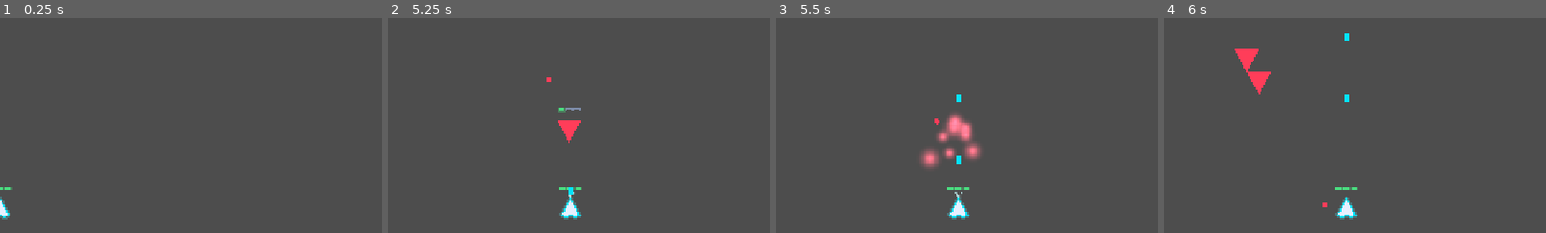
Above: before the commit, frames 1-4 (left to right).
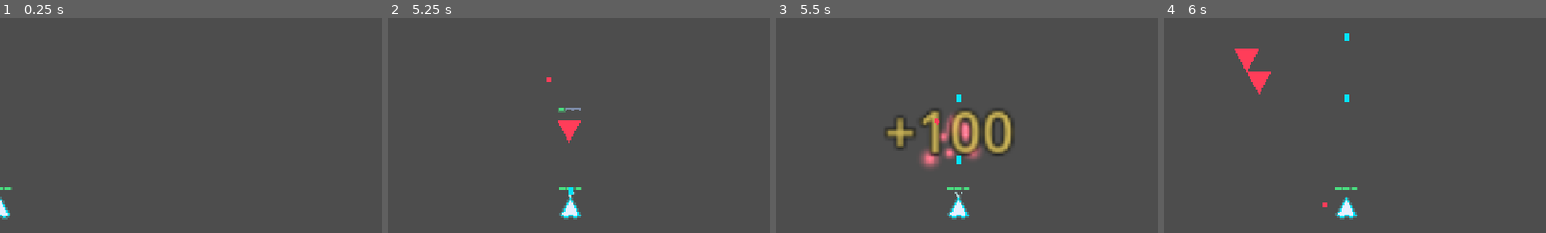
Above: after the commit, the same moments.

Repository: mrdth/meridian-run
Game: Godot game, scene res://world/arena.tscn
Same seed, same stepped clock (60 frames per second), same inputs: the game is played once before the commit and once after it.
Inputs (mouse positions are % of the whole screen's width and height, from its top left):
- Up to frame 1 (0.25 s): no input
- Up to frame 2 (5.25 s): tap Enter (confirm) at 0.5 s; move the mouse to (72, 45) at 0.52 s; hold D (move_right) 0.53-1.25 s; hold Space (fire) 0.53-1.25 s; click (72, 45) at 0.67 s; drag from (30, 55) to (74, 94) at 1.27 s; move the mouse to (60, 28) at 2.02 s; hold D (move_right) 2.03-2.75 s; hold Space (fire) 2.03-2.75 s; drag from (45, 70) to (74, 31) at 2.77 s; move the mouse to (80, 65) at 3.52 s; hold A (move_left) 3.53-4.25 s; hold Space (fire) 3.53-4.25 s; tap Alt at 3.6 s; drag from (20, 35) to (92, 46) at 4.27 s; move the mouse to (55, 50) at 5.02 s; hold Escape (back) from 5.03 s (still down); hold Space (fire) from 5.03 s (still down); click (55, 50) at 5.17 s
- Up to frame 3 (5.5 s): keep holding Escape (back); keep holding Space (fire)
- Up to frame 4 (6 s): release Escape (back) at 5.75 s; release Space (fire) at 5.75 s; drag from (35, 25) to (71, 84) at 5.77 s
The pictures show only the part of the screen within x 50-100%, y 50-100%; the shares and areas given below are measured in that part.

Frames 1-2 are identical in both runs. In frame 3, 3.8% of the frame differs, in the area x 28-63%, y 42-65%; in frame 4, nothing differs.

Commit message:
Add score-value death popup (Llamasoft-style zoom juice)
On enemy kill, spawn a pooled gold "+N" label at the death point that zooms toward the viewer (scale 0.4 -> 5.0, ease_out), drifts a small random x/y offset, and fades out over the explosion's lifetime (duration sourced from explosion_lifetime). Routed via a new EventBus score_popup_requested signal through the arena-scoped JuiceCoordinator; pooled like ParticleBurst (activate()/Timer->Pool.release, no queue_free). Kill-only -- despawn() spawns nothing.

Files: juice/score_popup.gd+.tscn (pooled Node2D + inline Label, tween-driven); systems/event_bus.gd (signal); juice/juice_fx.gd (enemy_killed gains score_value); juice/juice_coordinator.gd (handler, D14 reduced-motion dampen on scale-range+drift); juice/juice_tuning.gd/.tres (Score Popup knobs, scale_to 5.0); tests/juice/test_score_popup.gd + extended test_juice_coordinator.gd.

Reviewed by blind/edge-case/acceptance reviewers: fixed motion_scale_reduced corruption (3.3->0.3, D14), "+%d"->"%+d" to avoid "+-N". GUT: 224/224 passing.

Diff:
--- a/enemies/enemy.gd
+++ b/enemies/enemy.gd
@@ -163,7 +163,7 @@
 	# NOW (the node is still valid this frame; the emit is synchronous). Kill ≠ despawn: this fires
 	# on REAL death ONLY — despawn() (wave-end survivor cleanup) emits NO juice. The explosion
 	# particle is a separate pooled node that persists after this enemy returns to the pool.
-	JuiceFx.enemy_killed(global_position, definition.silhouette_color, definition.silhouette_scale)
+	JuiceFx.enemy_killed(global_position, definition.silhouette_color, definition.silhouette_scale, definition.score_value)
 	# Defer a NO-ARG method on self rather than `Pool.release.call_deferred(self)`: Godot 4.6
 	# fails to marshal a CharacterBody2D (PhysicsBody2D) as a typed deferred argument
 	# ("Cannot convert argument 1 from Object to Object"). Deferring a parameterless method
--- a/juice/juice_coordinator.gd
+++ b/juice/juice_coordinator.gd
@@ -10,6 +10,7 @@
 # feel values (JuiceTuning) into its children and clamps incoming requests to those caps.
 
 const PARTICLE_SCENE := preload("res://juice/particle_burst.tscn")
+const SCORE_POPUP_SCENE := preload("res://juice/score_popup.tscn")
 
 @export var tuning: JuiceTuning
 
@@ -39,6 +40,7 @@
 	EventBus.screen_shake_requested.connect(_on_shake_requested)
 	EventBus.hit_flash_requested.connect(_on_flash_requested)
 	EventBus.particles_requested.connect(_on_particles_requested)
+	EventBus.score_popup_requested.connect(_on_score_popup_requested)
 	Settings.setting_changed.connect(_on_setting_changed)
 
 
@@ -87,6 +89,37 @@
 	burst.activate(effect, at, color, _profile_out)
 
 
+func _on_score_popup_requested(at: Vector2, score_value: int) -> void:
+	# Build the popup profile from tuning: `duration` = explosion_lifetime (literally "same speed as
+	# the explosion"), and the scale RANGE + drift are dampened by _motion_scale (D14 — dampen motion
+	# AMPLITUDE, never the duration/fade). A random drift vector within the drift radius gives the
+	# "small directional shift on x & y". Pool.acquire + add_child + activate are all additive ⇒ safe
+	# even though this handler can run inside a physics callback (mirrors _on_particles_requested).
+	var scale_from: float = tuning.score_popup_scale_from
+	var scale_range: float = (tuning.score_popup_scale_to - scale_from) * _motion_scale
+	var profile: Dictionary = {
+		&"duration": tuning.explosion_lifetime,
+		&"scale_from": scale_from,
+		&"scale_to": scale_from + scale_range,
+		&"drift": _rand_drift(tuning.score_popup_drift_px * _motion_scale),
+	}
+	var popup: ScorePopup = Pool.acquire(SCORE_POPUP_SCENE) as ScorePopup
+	if popup == null:
+		Log.err("juice", "JuiceCoordinator: acquired node is not a ScorePopup — wrong scene?")
+		return
+	add_child(popup)  # host directly under the coordinator (at arena origin ⇒ child position == world)
+	# "%+d" forces the sign: "+100" for a gain, and "-50" (not "+-50") if a negative ever reaches here.
+	popup.activate("%+d" % score_value, at, tuning.score_popup_color, profile)
+
+
+func _rand_drift(radius: float) -> Vector2:
+	# Random point within `radius` (uniform-in-disc). Pure cosmetic — juice is NOT gameplay-deterministic
+	# (ParticleBurst already uses non-deterministic GPU randomness), so the global randf is on-pattern
+	# here, not a SeedManager sub-stream (those are for reproducible gameplay outcomes only).
+	var angle: float = randf() * TAU
+	return Vector2(cos(angle), sin(angle)) * (randf() * radius)
+
+
 func _on_setting_changed(key: StringName, value: Variant) -> void:
 	# Reduced-motion toggles the amplitude dampen (dampen, don't remove — D14). The ≤3 Hz cap is
 	# NOT affected (it lives on HitFlash, unconditional).
--- a/juice/juice_fx.gd
+++ b/juice/juice_fx.gd
@@ -34,11 +34,13 @@
 	AudioManager.play_hit(heavy)
 
 
-static func enemy_killed(at: Vector2, faction_color: Color, size_scale: float) -> void:
+static func enemy_killed(at: Vector2, faction_color: Color, size_scale: float, score_value: int) -> void:
 	# Real enemy death (Enemy._on_died). Bigger explosion in the enemy's faction color (Bomber =
-	# bigger via silhouette_scale), kill shake, kill sting. Called on _on_died ONLY — never despawn().
+	# bigger via silhouette_scale), kill shake, kill sting, and the Llamasoft score-value popup
+	# (zoom-toward-viewer +N that fades with the blast). Called on _on_died ONLY — never despawn().
 	EventBus.particles_requested.emit(&"explosion", at, faction_color, size_scale)
 	EventBus.screen_shake_requested.emit(_TUNING.shake_kill_amount, _TUNING.shake_kill_dur)
+	EventBus.score_popup_requested.emit(at, score_value)
 	AudioManager.play_kill()
 
 
--- a/juice/juice_tuning.gd
+++ b/juice/juice_tuning.gd
@@ -49,6 +49,16 @@
 @export var muzzle_speed: float = 140.0
 @export var muzzle_scale: float = 0.45
 @export var muzzle_color: Color = Color(0.7, 1.0, 1.0)
+
+@export_subgroup("Score Popup")
+# Kill-juice floating "+N". Duration is NOT here — the coordinator sources it from `explosion_lifetime`
+# so the popup literally matches the death blast's fade (the "same speed as the explosion" intent is
+# structural, not a coincidental default). The coordinator dampens scale range + drift by
+# `_motion_scale` under reduced motion (D14); duration/fade are left alone.
+@export var score_popup_color: Color = Color("#FFE066")    # reward amber (= HudPalette.SCORE) — gold read
+@export var score_popup_scale_from: float = 0.4   # tiny/distant start (zoom-toward-viewer)
+@export var score_popup_scale_to: float = 5.0     # dramatic in-your-face peak — retune LIVE via the .tres (the runtime source of truth)
+@export var score_popup_drift_px: float = 24.0    # random x/y offset radius over the popup's life
 
 # --- Motion (accessibility — D14) ---
 @export_group("Motion")
--- /dev/null
+++ b/juice/score_popup.gd
@@ -0,0 +1,77 @@
+class_name ScorePopup
+extends Node2D
+# Pooled one-shot score-value popup (kill juice — a "Llamasoft" +N that zooms toward the viewer,
+# drifts a small random x/y offset, and fades out over the explosion's lifetime). Mirrors
+# ParticleBurst's pool contract (AR6/D7): re-init via activate() ONLY — _ready() runs once and never
+# re-fires for a re-acquired node; self-release via a one-shot Timer(duration + margin) →
+# Pool.release(self); NEVER queue_free(). Motion is tween-driven (scale + position + modulate.a in
+# parallel), NOT _process — tweens run on the SceneTree and stop cleanly when the node detaches.
+#
+# Asset-free / on-pattern: the label is built inline. A static "+N" needs no monospace face (it
+# never changes column-to-column, so no digit jitter), so there is NO cross-domain HudFonts
+# dependency — the juice node is self-contained. The "z-axis zoom" is a 2D scale tween (toward-viewer
+# = scale up, ease_out); the fade is ease_in so the number stays punchy then dissolves at peak.
+
+# Extra lifetime before self-release — guarantees the (already-finished) tween's final frame is
+# rendered before the node returns to the pool. Mirrors ParticleBurst._RELEASE_MARGIN_S.
+const _RELEASE_MARGIN_S: float = 0.15
+const _OUTLINE_COLOR: Color = Color("#060912")  # = HudPalette.SURFACE — kept inline to avoid a juice→ui dep.
+const _FONT_SIZE_PX: int = 28
+
+@onready var _label: Label = $Label
+var _tween: Tween
+var _release_timer: Timer
+# Configured-value caches (set in activate) — readable by tests (mirrors how ParticleBurst exposes
+# `_mat` for the reduced-motion dampen assertion). Not read by gameplay.
+var _scale_to: float = 5.0
+var _drift: Vector2 = Vector2.ZERO
+
+
+func _ready() -> void:
+	# ONE-TIME setup (pool contract). Inline Label with a legibility outline (mirrors the HudFonts
+	# surface-outline contract) so the gold glyph reads over a busy arena. Color + text are per-spawn.
+	_label.horizontal_alignment = HORIZONTAL_ALIGNMENT_CENTER
+	_label.vertical_alignment = VERTICAL_ALIGNMENT_CENTER
+	_label.add_theme_font_size_override("font_size", _FONT_SIZE_PX)
+	_label.add_theme_color_override("font_outline_color", _OUTLINE_COLOR)
+	_label.add_theme_constant_override("outline_size", 6)
+	# Self-release Timer — the robust release trigger for a tween-driven one-shot (mirrors ParticleBurst;
+	# pairing a tween with a Timer avoids relying on a tween-finished signal across pool cycles).
+	_release_timer = Timer.new()
+	_release_timer.one_shot = true
+	_release_timer.timeout.connect(_on_release)
+	add_child(_release_timer)
+
+
+func activate(text: String, at: Vector2, color: Color, profile: Dictionary) -> void:
+	# Pool re-init entry (AR6) — the ONLY re-init path. Kill any in-flight tween + stop the timer
+	# before re-arming so a re-acquired node never carries stale motion from its prior life.
+	if _tween != null and _tween.is_valid():
+		_tween.kill()
+	_release_timer.stop()
+	_label.text = text
+	_label.modulate = color  # gold fill; the dark outline is a theme override, tinted negligibly.
+	_label.reset_size()  # recompute size for the new text NOW so centering is synchronous.
+	_label.position = -_label.size * 0.5  # center the glyph on the root origin ⇒ scaling pivots on it.
+	global_position = at
+	modulate.a = 1.0
+	visible = true
+	var scale_from: float = float(profile.get(&"scale_from", 0.4))
+	_scale_to = float(profile.get(&"scale_to", 1.5))
+	_drift = profile.get(&"drift", Vector2.ZERO)
+	var duration: float = float(profile.get(&"duration", 0.55))
+	scale = Vector2.ONE * scale_from
+	# Parallel tween: zoom toward viewer (scale up, ease_out), drift by `drift`, fade out (ease_in).
+	_tween = create_tween()
+	_tween.set_parallel(true)
+	_tween.tween_property(self, "scale", Vector2.ONE * _scale_to, duration).set_trans(Tween.TRANS_SINE).set_ease(Tween.EASE_OUT)
+	_tween.tween_property(self, "position", position + _drift, duration).set_trans(Tween.TRANS_SINE).set_ease(Tween.EASE_OUT)
+	_tween.tween_property(self, "modulate:a", 0.0, duration).set_trans(Tween.TRANS_SINE).set_ease(Tween.EASE_IN)
+	# Arm the self-release. Synchronous Pool.release is safe — this fires from a Timer, NOT inside
+	# a physics callback. Never queue_free().
+	_release_timer.wait_time = duration + _RELEASE_MARGIN_S
+	_release_timer.start()
+
+
+func _on_release() -> void:
+	Pool.release(self)
--- /dev/null
+++ b/juice/score_popup.tscn
@@ -0,0 +1,10 @@
+[gd_scene load_steps=2 format=3]
+
+[ext_resource type="Script" path="res://juice/score_popup.gd" id="1_sp"]
+
+[node name="ScorePopup" type="Node2D"]
+script = ExtResource("1_sp")
+
+[node name="Label" type="Label" parent="."]
+offset_right = 40.0
+offset_bottom = 14.0
--- a/resources/juice_tuning.tres
+++ b/resources/juice_tuning.tres
@@ -32,4 +32,8 @@
 muzzle_speed = 140.0
 muzzle_scale = 0.45
 muzzle_color = Color(0.7, 1, 1, 1)
+score_popup_color = Color(1, 0.878431, 0.4, 1)
+score_popup_scale_from = 0.4
+score_popup_scale_to = 5.0
+score_popup_drift_px = 24.0
 motion_scale_reduced = 0.3
--- a/systems/event_bus.gd
+++ b/systems/event_bus.gd
@@ -45,3 +45,8 @@
 # profile (&"hit_spark" / &"explosion" / &"muzzle"); `scale` multiplies the
 # burst size (heavy/Bomber/death = bigger).
 signal particles_requested(effect: StringName, at: Vector2, color: Color, scale: float)
+# Spawn a pooled score-value popup at a world position (kill juice — a Llamasoft-style "+N" that
+# zooms toward the viewer, drifts a small x/y offset, and fades over the explosion's lifetime).
+# `score_value` is the points gained; the popup's color/duration/motion are fixed in JuiceTuning
+# and sourced by the coordinator — only the position + value vary per event.
+signal score_popup_requested(at: Vector2, score_value: int)
--- a/tests/juice/test_juice_coordinator.gd
+++ b/tests/juice/test_juice_coordinator.gd
@@ -219,3 +219,54 @@
 	var lifetime: float = coord.tuning.get_effect_profile(&"hit_spark")[&"lifetime"]
 	await get_tree().create_timer(lifetime + 0.3).timeout
 	assert_eq(burst.get_parent(), null)  # released ⇒ detached
+
+
+func test_score_popup_requested_spawns_popup_with_plus_value() -> void:
+	# Kill-juice score popup: score_popup_requested(at, N) ⇒ a pooled ScorePopup is acquired under the
+	# coordinator at `at`, its label reads "+N", and it self-releases after explosion_lifetime.
+	var coord := _make_coordinator()
+	EventBus.score_popup_requested.emit(Vector2(100.0, 200.0), 150)
+	# The handler runs synchronously during emit ⇒ the popup exists NOW at `at`, BEFORE the drift
+	# tween steps. Assert spawn position/text immediately (no await) — the popup tweens its OWN
+	# position, so after even one frame it has already drifted off the spawn point.
+	var popup: ScorePopup = null
+	for c in coord.get_children():
+		if c is ScorePopup:
+			popup = c
+			break
+	assert_not_null(popup)
+	assert_almost_eq(popup.global_position.x, 100.0, 0.5)
+	assert_eq((popup.get_node("Label") as Label).text, "+150")
+	# duration = explosion_lifetime (0.55) + margin (0.15) = 0.7s; await past it ⇒ the Timer self-releases.
+	var pop_lifetime: float = coord.tuning.explosion_lifetime
+	await get_tree().create_timer(pop_lifetime + 0.3).timeout
+	assert_eq(popup.get_parent(), null)  # released ⇒ detached
+
+
+func test_reduced_motion_dampens_score_popup_scale_range() -> void:
+	# D14 — reduced_motion dampens the popup's motion AMPLITUDE (scale range + drift), not the
+	# duration/fade. Compare the configured scale_to (the ScorePopup._scale_to cache) with motion on
+	# vs. off: reduced ⇒ smaller scale_to, but still above scale_from (dampen, not remove).
+	var coord := _make_coordinator()
+	EventBus.score_popup_requested.emit(Vector2.ZERO, 100)
+	await get_tree().physics_frame
+	var full: ScorePopup = null
+	for c in coord.get_children():
+		if c is ScorePopup:
+			full = c
+			break
+	assert_not_null(full)
+	var full_scale_to: float = full._scale_to
+
+	Settings.set_reduced_motion(true)  # _motion_scale → 0.3 ⇒ coordinator shrinks the scale range
+	EventBus.score_popup_requested.emit(Vector2.ZERO, 100)
+	await get_tree().physics_frame
+	var reduced: ScorePopup = null
+	for c in coord.get_children():
+		if c is ScorePopup and c != full:
+			reduced = c
+			break
+	assert_not_null(reduced)
+	assert_true(reduced._scale_to < full_scale_to, "reduced motion must dampen the popup scale range")
+	assert_true(reduced._scale_to > coord.tuning.score_popup_scale_from,
+		"reduced motion must dampen, not remove, the popup")
--- /dev/null
+++ b/tests/juice/test_score_popup.gd
@@ -0,0 +1,74 @@
+extends GutTest
+# Pool round-trip + activate tests for ScorePopup (kill-juice score popup). Mirrors test_particle_burst.gd:
+# acquire → activate → (Timer self-release) → re-acquire returns the SAME instance (LIFO); activate
+# re-arms the tween + release timer on a reused instance (regression guard for "never re-init via
+# _ready()"). Plain add_child (NOT autofree) for self-releasing popups so GUT doesn't free a node the
+# Pool holds; before_each Pool.clear() resets. Coordinator-parented popups in test_juice_coordinator.gd
+# are autofreed via the coordinator; here we let them self-release to the pool for clean teardown.
+
+const Scene := preload("res://juice/score_popup.tscn")
+
+
+func before_each() -> void:
+	Pool.clear()
+
+
+func _profile() -> Dictionary:
+	# A minimal valid profile (matches the JuiceCoordinator shape). Built per-test (tests aren't hot path).
+	return {
+		&"duration": 0.15,
+		&"scale_from": 0.4,
+		&"scale_to": 1.5,
+		&"drift": Vector2(10.0, -8.0),
+	}
+
+
+func test_structure_is_node2d_with_label_and_activate() -> void:
+	var p: ScorePopup = add_child_autofree(Scene.instantiate()) as ScorePopup
+	assert_true(p is Node2D)
+	assert_not_null(p.get_node_or_null("Label"))
+	assert_true(p.has_method("activate"))
+
+
+func test_activate_sets_text_position_and_scale_from() -> void:
+	var p: ScorePopup = Pool.acquire(Scene) as ScorePopup
+	add_child(p)
+	p.activate("+150", Vector2(120.0, 240.0), Color("#FFE066"), _profile())
+	# Right after activate (before any frame steps the tween): position is `at`, scale is scale_from,
+	# the label text is set, and the tween + release timer are armed.
+	assert_almost_eq(p.global_position.x, 120.0, 0.5)
+	assert_almost_eq(p.global_position.y, 240.0, 0.5)
+	assert_almost_eq(p.scale.x, 0.4, 0.001)
+	assert_almost_eq(p.scale.y, 0.4, 0.001)
+	assert_eq((p.get_node("Label") as Label).text, "+150")
+	assert_almost_eq(p._scale_to, 1.5, 0.001)  # configured-value cache (testability seam)
+	await get_tree().create_timer(0.4).timeout  # let it self-release to the pool (clean teardown)
+
+
+func test_self_releases_to_pool_after_lifetime() -> void:
+	var p: ScorePopup = Pool.acquire(Scene) as ScorePopup
+	add_child(p)
+	p.activate("+100", Vector2.ZERO, Color.WHITE, _profile())
+	assert_not_null(p.get_parent())  # attached
+	# duration(0.15) + margin(0.15) = 0.3s; await past it ⇒ Timer fires Pool.release.
+	await get_tree().create_timer(0.45).timeout
+	assert_eq(p.get_parent(), null)  # released ⇒ detached (never queue_free)
+
+
+func test_pool_round_trip_reuses_instance_and_rearms() -> void:
+	# acquire → activate → release (via Timer) → re-acquire returns the SAME node (LIFO); activate
+	# re-arms the tween at scale_from on the reused instance (regression guard for "never _ready() re-init").
+	var a: ScorePopup = Pool.acquire(Scene) as ScorePopup
+	add_child(a)
+	var id_a := a.get_instance_id()
+	a.activate("+100", Vector2.ZERO, Color.WHITE, _profile())
+	await get_tree().create_timer(0.4).timeout  # let it self-release to the pool
+	assert_eq(a.get_parent(), null)  # pooled
+
+	var b: ScorePopup = Pool.acquire(Scene) as ScorePopup
+	assert_eq(b.get_instance_id(), id_a)  # LIFO reuse — same node, not re-instantiated
+	add_child(b)
+	b.activate("+300", Vector2.ZERO, Color.WHITE, _profile())
+	assert_almost_eq(b.scale.x, 0.4, 0.001)  # re-armed at scale_from on the reused instance
+	assert_eq((b.get_node("Label") as Label).text, "+300")
+	await get_tree().create_timer(0.4).timeout  # clean teardown
Not shown, added: juice/score_popup.gd.uid
Not shown, added: tests/juice/test_score_popup.gd.uid
Not shown, added: _bmad-output/implementation-artifacts/spec-score-value-popup-juice.md
